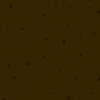
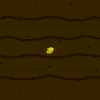
Before/after of a 100x100 layered artwork. What changed in the layer stack:
added group "Seed" with 5 layers above "Tilled Soil" over [46,47,54,54]
added layer "SeedOutline" (44%) in group "Seed" over [46,47,54,54]
added layer "SeedBase" in group "Seed" over [46,47,54,54]
added group "Tilled Soil" with 7 layers above "Dirt_Plain" over [0,0,100,100]
added layer "Detail 2" (1st of 3, in "Tilled Soil") (18%) in group "Tilled Soil" over [1,0,100,96]
added layer "Detail 3" (1st of 2, in "Tilled Soil") (37%) in group "Tilled Soil" over [0,3,98,99]
added layer "Till_1 copy" (15%) in group "Tilled Soil" over [0,17,100,82]
added layer "Till_1" (37%) in group "Tilled Soil" over [0,16,100,81]
added layer "Rectangle 1" (1st of 2, in "Tilled Soil") in group "Tilled Soil" over [0,0,100,100]
renamed "Dirt" to "Dirt_Plain", hid the group it (4 layers) over [0,0,100,100]
